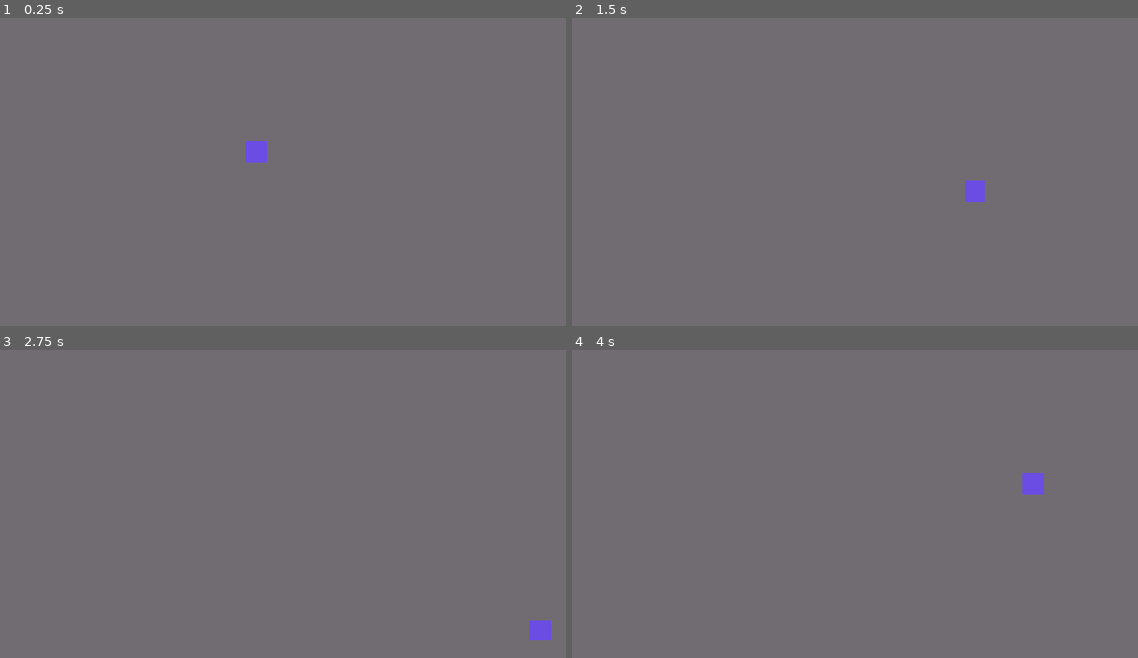
Above: before the commit, frames 1-4 (two rows, left to right).
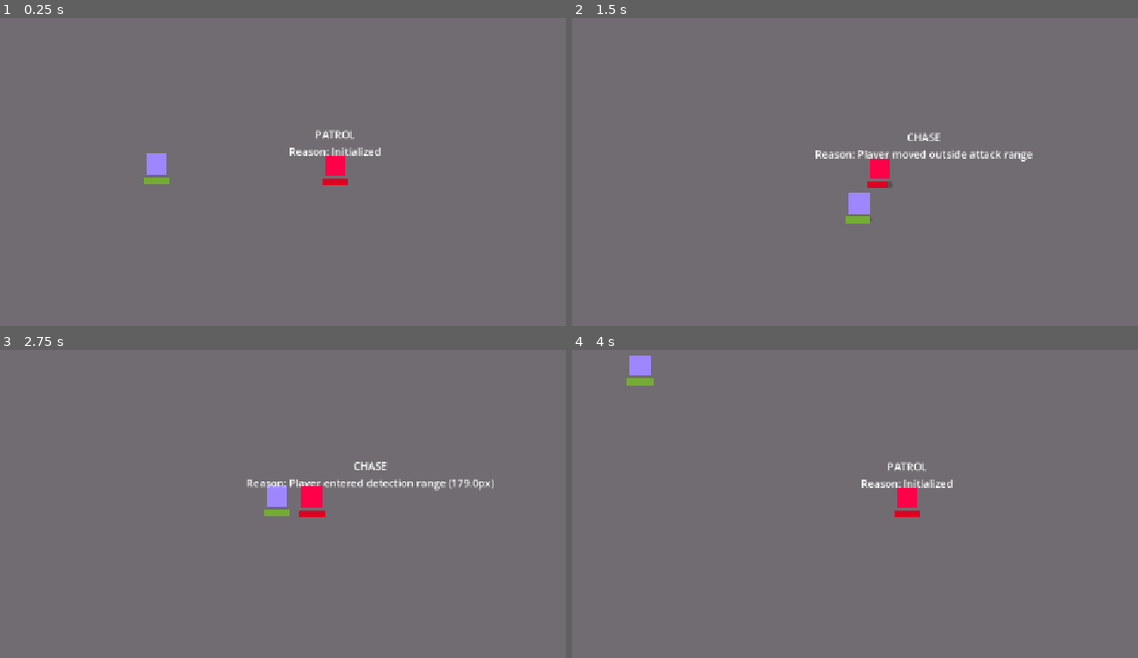
Above: after the commit, the same moments.

Repository: Prats1729/adaptive-npc-ai-FSM
Game: Godot game, scene res://scenes/arena.tscn
Two runs of this game, one before a commit and one after it. Both use one fixed random seed, a clock stepped at 60 frames per second and the inputs below.
Inputs:
- Up to frame 1 (0.25 s): no input
- Up to frame 2 (1.5 s): tap Enter (ui_accept) at 0.5, 0.77, 0.8, 1.07, 1.35 s; hold Right (ui_right) 0.53-1.28 s; tap R at 0.6 s; hold Down (ui_down) from 1.28 s (still down)
- Up to frame 3 (2.75 s): tap Enter (ui_accept) at 1.52, 1.82, 2.3 s; tap R at 1.55, 2.1 s; release Down (ui_down) at 2.03 s; hold Right (ui_right) from 2.03 s (still down)
- Up to frame 4 (4 s): release Right (ui_right) at 2.78 s; hold Up (ui_up) 2.78-3.53 s; tap R at 2.85 s; tap Enter (ui_accept) at 3.02, 3.32, 3.6, 3.77 s; hold Left (ui_left) from 3.53 s (still down)

The runs differ from the first frame. In frame 1, 1.3% of the frame differs, in the area x 25-68%, y 36-55%; in frame 2, 1.7%, in the area x 43-82%, y 37-67%; in frame 3, 1.6%; in frame 4, 1.4%.

Commit message:
feat: add core gameplay systems including player, enemy NPC, and finite state machine

Diff:
--- a/scenes/arena.tscn
+++ b/scenes/arena.tscn
@@ -1,6 +1,8 @@
 [gd_scene format=3 uid="uid://jqvpjvgqg6w5"]
 
 [ext_resource type="PackedScene" uid="uid://x0pv8aasw4v8" path="res://scenes/player.tscn" id="1_e05a3"]
+[ext_resource type="Script" uid="uid://ctiysp7ucfs57" path="res://scripts/arena.gd" id="1_olpmc"]
+[ext_resource type="PackedScene" uid="uid://lrlmfejpbkt7" path="res://scenes/enemy_npc.tscn" id="2_wl4x5"]
 
 [sub_resource type="RectangleShape2D" id="RectangleShape2D_x2ntn"]
 size = Vector2(651, 20.5)
@@ -14,7 +16,12 @@
 [sub_resource type="RectangleShape2D" id="RectangleShape2D_444vf"]
 size = Vector2(1148, 17)
 
+[sub_resource type="Environment" id="Environment_eo7yt"]
+background_mode = 3
+glow_enabled = true
+
 [node name="Arena" type="Node2D" unique_id=635482318]
+script = ExtResource("1_olpmc")
 
 [node name="ColorRect" type="ColorRect" parent="." unique_id=1469901882]
 offset_right = 1152.0
@@ -43,4 +50,10 @@
 shape = SubResource("RectangleShape2D_444vf")
 
 [node name="Player" parent="." unique_id=360769071 instance=ExtResource("1_e05a3")]
-position = Vector2(568, 300)
+position = Vector2(415, 319)
+
+[node name="EnemyNPC" parent="." unique_id=1502939056 instance=ExtResource("2_wl4x5")]
+position = Vector2(689, 322)
+
+[node name="WorldEnvironment" type="WorldEnvironment" parent="." unique_id=671403823]
+environment = SubResource("Environment_eo7yt")
--- /dev/null
+++ b/scenes/enemy_npc.tscn
@@ -0,0 +1,42 @@
+[gd_scene format=3 uid="uid://lrlmfejpbkt7"]
+
+[ext_resource type="Script" uid="uid://c51rtcufu8iur" path="res://scripts/enemy_npc.gd" id="1_n6ve1"]
+[ext_resource type="Script" uid="uid://brg1jkyxxorjo" path="res://scripts/enemy_fsm.gd" id="2_phado"]
+
+[sub_resource type="RectangleShape2D" id="RectangleShape2D_x2ntn"]
+size = Vector2(32, 32)
+
+[sub_resource type="StyleBoxFlat" id="StyleBoxFlat_4ag8t"]
+bg_color = Color(0.87350816, 0.00074518437, 0.14386079, 1)
+
+[node name="EnemyNPC" type="CharacterBody2D" unique_id=1502939056]
+script = ExtResource("1_n6ve1")
+
+[node name="CollisionShape2D" type="CollisionShape2D" parent="." unique_id=1540427907]
+shape = SubResource("RectangleShape2D_x2ntn")
+
+[node name="Node" type="Node" parent="." unique_id=100715776]
+script = ExtResource("2_phado")
+
+[node name="StateLabel" type="Label" parent="." unique_id=1712403922]
+offset_left = -100.0
+offset_top = -60.0
+offset_right = 100.0
+offset_bottom = -37.0
+text = "Current State"
+horizontal_alignment = 1
+
+[node name="ProgressBar" type="ProgressBar" parent="." unique_id=597989818]
+offset_left = -20.0
+offset_top = 20.0
+offset_right = 20.0
+offset_bottom = 30.0
+theme_override_styles/fill = SubResource("StyleBoxFlat_4ag8t")
+show_percentage = false
+
+[node name="ColorRect" type="ColorRect" parent="." unique_id=1874193074]
+offset_left = -16.0
+offset_top = -16.0
+offset_right = 16.0
+offset_bottom = 16.0
+color = Color(1.1595734, 0, 0.28538418, 1)
--- a/scenes/player.tscn
+++ b/scenes/player.tscn
@@ -5,15 +5,26 @@
 [sub_resource type="RectangleShape2D" id="RectangleShape2D_x2ntn"]
 size = Vector2(32, 32)
 
+[sub_resource type="StyleBoxFlat" id="StyleBoxFlat_7ft05"]
+bg_color = Color(0.45490196, 0.6745098, 0.20784314, 1)
+
 [node name="Player" type="CharacterBody2D" unique_id=360769071]
 script = ExtResource("1_3vyb7")
 
-[node name="ColorRect" type="ColorRect" parent="." unique_id=1103976336]
+[node name="CollisionShape2D" type="CollisionShape2D" parent="." unique_id=1055580973]
+shape = SubResource("RectangleShape2D_x2ntn")
+
+[node name="ProgressBar" type="ProgressBar" parent="." unique_id=1941832126]
+offset_left = -20.0
+offset_top = 20.0
+offset_right = 20.0
+offset_bottom = 30.0
+theme_override_styles/fill = SubResource("StyleBoxFlat_7ft05")
+show_percentage = false
+
+[node name="ColorRect" type="ColorRect" parent="." unique_id=1546552380]
 offset_left = -16.0
 offset_top = -16.0
 offset_right = 16.0
 offset_bottom = 16.0
-color = Color(0.4204179, 0.30166605, 0.8950096, 1)
-
-[node name="CollisionShape2D" type="CollisionShape2D" parent="." unique_id=1055580973]
-shape = SubResource("RectangleShape2D_x2ntn")
+color = Color(0.61516815, 0.5261788, 1.353256, 1)
--- /dev/null
+++ b/scripts/arena.gd
@@ -0,0 +1,6 @@
+extends Node2D
+
+func _unhandled_input(event: InputEvent) -> void:
+	# Reset the game if the 'R' key is pressed
+	if event is InputEventKey and event.pressed and event.keycode == KEY_R:
+		get_tree().reload_current_scene()
--- /dev/null
+++ b/scripts/enemy_fsm.gd
@@ -0,0 +1,97 @@
+extends Node
+
+# The possible states our enemy can be in
+enum State {
+	PATROL,
+	CHASE,
+	ATTACK,
+	RETREAT,
+	DEAD
+}
+
+var current_state: State = State.PATROL
+var enemy: CharacterBody2D
+var state_label: Label
+var attack_cooldown: float = 0.0
+
+# Baseline Thresholds (we will make these adaptive later!)
+var detection_range: float = 180.0
+var attack_range: float = 55.0
+var retreat_health_percent: float = 0.25 # 25%
+
+func _ready() -> void:
+	enemy = get_parent()
+	state_label = enemy.get_node_or_null("StateLabel")
+	print("Starting state: PATROL")
+	if state_label:
+		state_label.text = "PATROL\nReason: Initialized"
+
+func _physics_process(delta: float) -> void:
+	if not enemy or not enemy.player:
+		return
+
+	if attack_cooldown > 0:
+		attack_cooldown -= delta
+
+	var distance_to_player = enemy.global_position.distance_to(enemy.player.global_position)
+	var health_percent = float(enemy.current_health) / float(enemy.max_health)
+
+	if enemy.current_health <= 0 and current_state != State.DEAD:
+		change_state(State.DEAD, "Health reached 0")
+		return
+
+	# The Brain: Decide what to do based on the current state
+	match current_state:
+		State.PATROL:
+			enemy.stop_moving() # We will add actual moving between patrol points later
+
+			if health_percent < retreat_health_percent:
+				change_state(State.RETREAT, "Enemy health dropped below 25%")
+			elif distance_to_player <= detection_range:
+				change_state(State.CHASE, "Player entered detection range (" + str(round(distance_to_player)) + "px)")
+
+		State.CHASE:
+			# Move towards the player!
+			enemy.move_towards_point(enemy.player.global_position)
+
+			if health_percent < retreat_health_percent:
+				change_state(State.RETREAT, "Enemy health dropped below 25%")
+			elif distance_to_player <= attack_range:
+				change_state(State.ATTACK, "Player entered attack range (" + str(round(distance_to_player)) + "px)")
+			elif distance_to_player > detection_range:
+				change_state(State.PATROL, "Player escaped detection range")
+
+		State.ATTACK:
+			enemy.stop_moving()
+			if attack_cooldown <= 0:
+				enemy.player.take_damage(10)
+				attack_cooldown = 1.0 # 1 second cooldown
+
+			if health_percent < retreat_health_percent:
+				change_state(State.RETREAT, "Enemy health dropped below 25%")
+			elif distance_to_player > attack_range:
+				change_state(State.CHASE, "Player moved outside attack range")
+
+		State.RETREAT:
+			# Calculate direction away from the player and run!
+			var flee_dir = enemy.player.global_position.direction_to(enemy.global_position)
+			enemy.move_towards_point(enemy.global_position + flee_dir * 100)
+
+			if distance_to_player > detection_range * 1.5:
+				change_state(State.PATROL, "Safe distance reached, returning to patrol")
+
+		State.DEAD:
+			enemy.stop_moving()
+			# Do nothing, wait for simulation to reset
+
+# Explainability requirement: Log exactly WHY the AI made a decision
+func change_state(new_state: State, reason: String) -> void:
+	var old_state_name = State.keys()[current_state]
+	var new_state_name = State.keys()[new_state]
+
+	print(old_state_name + " -> " + new_state_name + ": " + reason)
+
+	current_state = new_state
+
+	if state_label:
+		state_label.text = new_state_name + "\nReason: " + reason
--- /dev/null
+++ b/scripts/enemy_npc.gd
@@ -0,0 +1,46 @@
+extends CharacterBody2D
+
+@export var max_health: int = 100
+var current_health: int = 100
+
+const SPEED = 120.0
+
+# We will need to know where the player is to make decisions
+var player: Node2D
+
+func _ready() -> void:
+	current_health = max_health
+	# Find the player in the arena (assuming it's named 'Player')
+	player = get_parent().get_node_or_null("Player")
+
+	var hp_bar = get_node_or_null("ProgressBar")
+	if hp_bar:
+		hp_bar.max_value = max_health
+		hp_bar.value = current_health
+
+# Helper function for the AI to move toward a specific point
+func move_towards_point(target_position: Vector2) -> void:
+	var direction = global_position.direction_to(target_position)
+
+	var sprite = get_node_or_null("Sprite2D")
+	if sprite:
+		if direction.x < 0:
+			sprite.flip_h = true
+		elif direction.x > 0:
+			sprite.flip_h = false
+
+	velocity = direction * SPEED
+	move_and_slide()
+
+# Helper function for the AI to stop
+func stop_moving() -> void:
+	velocity = Vector2.ZERO
+	move_and_slide()
+
+func take_damage(amount: int) -> void:
+	current_health -= amount
+	print("Enemy took damage! Health: ", current_health)
+
+	var hp_bar = get_node_or_null("ProgressBar")
+	if hp_bar:
+		hp_bar.value = current_health
--- a/scripts/player.gd
+++ b/scripts/player.gd
@@ -2,7 +2,29 @@
 
 const SPEED = 300.0
 
+var max_health: int = 100
+var current_health: int = 100
+
+func _ready() -> void:
+	var hp_bar = get_node_or_null("ProgressBar")
+	if hp_bar:
+		hp_bar.max_value = max_health
+		hp_bar.value = current_health
+
+func take_damage(amount: int) -> void:
+	current_health -= amount
+	print("Player took damage! Health: ", current_health)
+	var hp_bar = get_node_or_null("ProgressBar")
+	if hp_bar:
+		hp_bar.value = current_health
+
 func _physics_process(_delta: float) -> void:
+	# Attack the enemy if Spacebar is pressed
+	if Input.is_action_just_pressed("ui_accept"):
+		var enemy = get_parent().get_node_or_null("EnemyNPC")
+		if enemy and global_position.distance_to(enemy.global_position) <= 60.0:
+			enemy.take_damage(20)
+
 	# Get input from the arrow keys
 	var input_dir = Vector2(
 		Input.get_axis("ui_left", "ui_right"),
@@ -12,6 +34,13 @@
 	# Normalize to prevent moving faster diagonally
 	var direction = input_dir.normalized()
 
+	var sprite = get_node_or_null("Sprite2D")
+	if sprite:
+		if direction.x < 0:
+			sprite.flip_h = true
+		elif direction.x > 0:
+			sprite.flip_h = false
+
 	# Apply velocity
 	if direction:
 		velocity = direction * SPEED
Binary file added: assets/knight.jpg
Not shown, added: assets/knight.jpg.import
Binary file added: assets/rogue.jpg
Not shown, added: assets/rogue.jpg.import
Not shown, added: scripts/arena.gd.uid
Not shown, added: scripts/enemy_fsm.gd.uid
Not shown, added: scripts/enemy_npc.gd.uid
